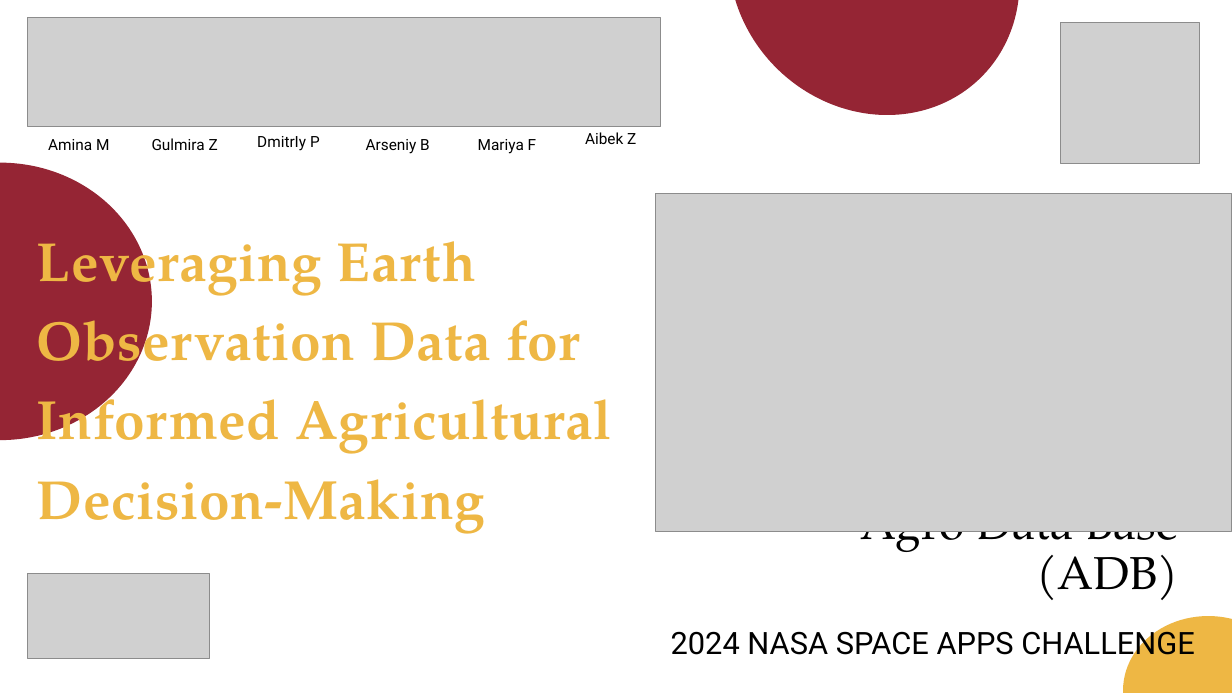
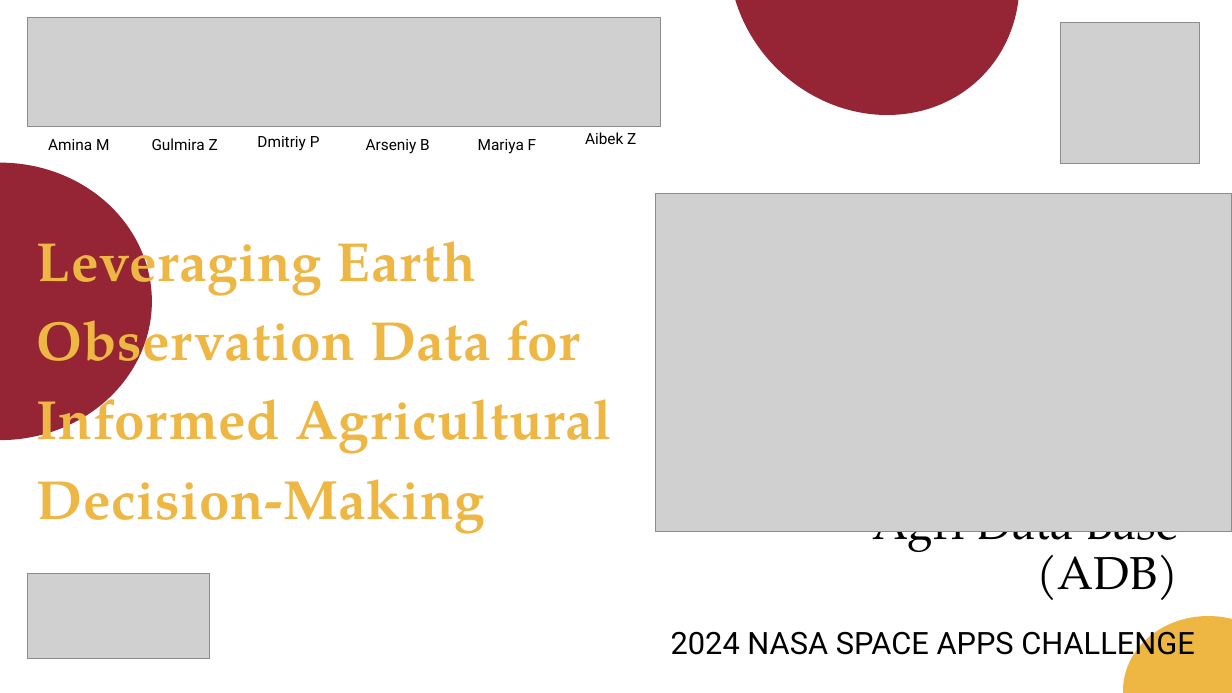
Before and after one commit to Aibekin/NASA, a slide deck: slide 1 of ADB.pptx. Drawn at 1232x693 pixels with LibreOffice and Linux fonts; fonts in the diff are those of the drawing; grey boxes stand for pictures. Boxes give left, top, right and bottom in pixels: in the first picture for what was removed or moved away, otherwise in the second. Text is boxed around its words. In the diff, an @@ line names an element or a change of style, - is before the commit and + after.

```diff
--- a/ADB.pptx
+++ b/ADB.pptx
@@ text at bbox=[257, 136, 320, 151]: text changed @@
-DmitrIy P
+Dmitriy P
@@ title at bbox=[872, 531, 1178, 600]: text changed @@
-Agro Data Base (ADB)
+Agri Data Base (ADB)
```
Also in this commit, not shown: 4 other slides changed.
